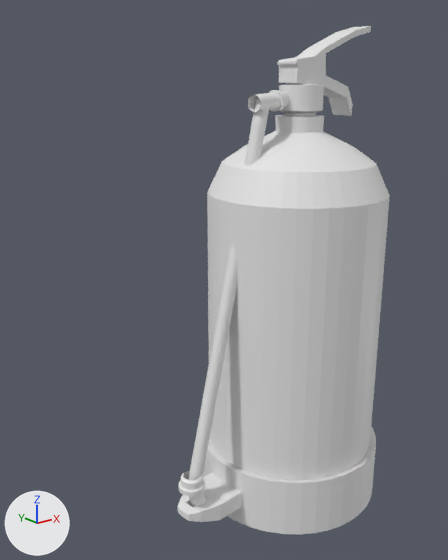
The Blender file BlenderModels/Motel/Interior/FireExtinguisher.blend as it was, and as the next commit left it.
Camera for both pictures: a 50 mm camera at (-0.692, -0.694, 0.671) aimed at (-0.049, 0.109, 0.35). Arrows for +X, +Y and +Z are at lower left; the lights stay in place. The older version comes first.

The first picture shows 'FireExtinguisher', 'FireExtinguisherHose'.
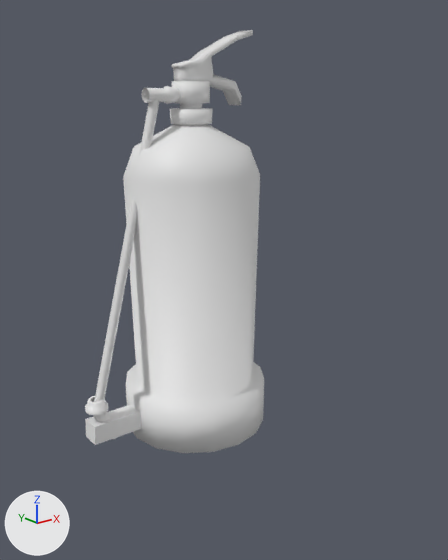
Location of each change, (x1, y1, x2, y2) in pixels of the pictures (448 x 560 px):
'FireExtinguisher', hidden: before (177, 26, 390, 534)
'FireExtinguisherBase', added: after (123, 124, 264, 453)
'FireExtinguisherHose', reshaped, moved: before (188, 100, 269, 480); after (94, 98, 159, 402)
'FireExtinguisherHandle', added: after (171, 30, 253, 105)
'FireExtinguisherNeck', added: after (170, 81, 213, 125)
'Cube', added: after (85, 404, 141, 445)
'TubeAttachment', added: after (142, 86, 180, 104)
'TubeCap', added: after (85, 396, 108, 415)
'TubeNossle', added (mostly hidden): after (93, 412, 116, 439)
part 1 of me_cylinder, deleted: before (277, 26, 371, 116)

Patch to the scene script:
```diff
--- a/BlenderModels/Motel/Interior/FireExtinguisher.blend.py
+++ b/BlenderModels/Motel/Interior/FireExtinguisher.blend.py
@@ me_cylinder @@
-me_cylinder.from_pydata(...)  # 1600 vertices, 1377 faces; spans x -0.242..0.152, y -0.161..0.143, z -0.004..0.76
+me_cylinder.from_pydata(...)  # 1554 vertices, 1324 faces; spans x -0.242..0.152, y -0.161..0.143, z -0.004..0.707
+# me_cylinder part 1
+# 46 vertices are removed from x -0.03..0.14, y -0.03..0.016, z 0.625..0.76
+# 53 faces are deleted
 me_cylinder.materials.append(mat_material)
@@ me_cube_005 @@
+me_cube_005.from_pydata([(0.05, 0.0, 0.0), (-1.002, 0.0, 0.025), (-1.357, 0.0, 0.041)], [(0, 1), (1, 2)], [])
@@ me_cube_004 @@
+me_cube_004.from_pydata([(0.153, 0.0, 0.0), (0.34, 0.0, -0.008), (0.352, 0.0, 0.227), (0.18, 0.0, 0.23), (0.181, 0.0, 0.314), (0.302, 0.0, 0.318), (0.31, 0.0, 0.65), (0.111, 0.0, 0.651), (0.113, 0.0, 0.773)], [(0, 1), (1, 2), (2, 3), (3, 4), (4, 5), (5, 6), (6, 7), (7, 8)], [])
@@ me_cube_003 @@
+me_cube_003.from_pydata([(0.0, 0.0, 0.28), (-0.02, 0.0, 0.52), (-0.46, 0.0, 0.58), (-1.02, 0.0, 0.63), (-1.11, 0.0, 0.47), (-2.84, 0.0, 0.53)], [(0, 1), (1, 2), (2, 3), (3, 4), (4, 5)], [])
@@ me_cube_002 @@
+me_cube_002.from_pydata([(-0.18, 0.0, 0.0), (-0.3, 0.0, 0.04), (-0.31, 0.0, -1.4), (-0.17, 0.0, -2.05)], [(0, 1), (1, 2), (2, 3)], [])
@@ me_cube_001 @@
+me_cube_001.from_pydata([(-0.78, 0.0, 0.0), (-1.54, 0.0, -1.58), (-1.54, 0.0, -0.94), (-1.2, 0.0, -0.88), (-1.18, 0.0, -0.14), (-0.97, 0.0, 0.05)], [(2, 1), (3, 2), (4, 3), (5, 4), (0, 5)], [])
@@ me_cube @@
+me_cube.from_pydata([(0.0, 0.0, 0.0), (-1.87, 0.0, 0.0), (-1.87, 0.0, -1.21), (-1.56, 0.0, -1.22), (-1.67, 0.0, -6.62), (-1.41, 0.0, -7.27), (-0.34, 0.0, -7.83)], [(0, 1), (1, 2), (2, 3), (3, 4), (4, 5), (5, 6)], [])
@@ cu_béziercurve @@
 _sp = cu_béziercurve.splines.new('BEZIER'); _sp.bezier_points.add(1)
-_sp.bezier_points.foreach_set('co', [-0.218, -0.0282, 0.0886, -0.0789, -0.0158, 0.649])
-_sp.bezier_points.foreach_set('handle_left', [-0.154, -0.0361, -0.15, -0.322, -0.0468, 0.662])
-_sp.bezier_points.foreach_set('handle_right', [-0.256, -0.0235, 0.232, 0.374, 0.0421, 0.627])
+_sp.bezier_points.foreach_set('co', [-0.218, -0.0282, 0.0886, -0.0704, -0.0331, 0.655])
+_sp.bezier_points.foreach_set('handle_left', [-0.154, -0.0361, -0.15, -0.314, -0.0399, 0.683])
+_sp.bezier_points.foreach_set('handle_right', [-0.256, -0.0235, 0.232, 0.384, -0.0203, 0.601])
 for _p, _l, _r in zip(_sp.bezier_points, ['ALIGNED', 'ALIGNED'], ['ALIGNED', 'ALIGNED']): _p.handle_left_type = _l; _p.handle_right_type = _r
@@ cu_béziercurve @@
 _sp = cu_béziercurve.splines.new('BEZIER'); _sp.bezier_points.add(1)
 _sp.order_v = 0
-_sp.resolution_u = 14
+_sp.resolution_u = 10
 cu_béziercurve.use_path = True
-cu_béziercurve.bevel_resolution = 2
+cu_béziercurve.bevel_resolution = 0
 cu_béziercurve.bevel_depth = 0.034
-cu_béziercurve.resolution_u = 14
+cu_béziercurve.resolution_u = 10
 cu_béziercurve.render_resolution_u = 1
@@ ob_fireextinguisher @@
 ob_fireextinguisher.location = (0.0, 0.0, 0.0)
+ob_fireextinguisher.hide_set(True)
@@ ob_fireextinguisherhose @@
 ob_fireextinguisherhose = bpy.data.objects.new('FireExtinguisherHose', cu_béziercurve)
-ob_fireextinguisherhose.location = (0.0, 0.0, 0.0)
+ob_fireextinguisherhose.location = (-0.002, 0.307, 0.0)
@@ ob_cube @@
+ob_cube = bpy.data.objects.new('Cube', me_cube_005)  # modifiers SKIN
+ob_cube.location = (-0.137, 0.279, 0.04)
+ob_cube.scale = (0.0752, 0.0752, 0.0752)
@@ ob_fireextinguisherhandle @@
+ob_fireextinguisherhandle = bpy.data.objects.new('FireExtinguisherHandle', me_cylinder_001)  # 58 vertices, 59 faces; spans x -0.071..0.1, y -0.022..0.023, z -0.068..0.067; in mat_material (white #e7e7e7)
+ob_fireextinguisherhandle.location = (0.044, 0.273, 0.698)
+ob_fireextinguisherhandle.rotation_euler = (0.0, -0.0587, 0.0)  # degrees (0, -3.4, 0)
@@ ob_fireextinguisherneck @@
+ob_fireextinguisherneck = bpy.data.objects.new('FireExtinguisherNeck', me_cube_004)  # modifiers SCREW
+ob_fireextinguisherneck.location = (0.005, 0.274, 0.604)
+ob_fireextinguisherneck.scale = (0.114, 0.114, 0.114)
@@ ob_tubeattachment @@
+ob_tubeattachment = bpy.data.objects.new('TubeAttachment', me_cube_003)  # modifiers SCREW
+ob_tubeattachment.location = (-0.025, 0.275, 0.655)
+ob_tubeattachment.scale = (0.0239, 0.0239, 0.0239)
@@ ob_tubenossle @@
+ob_tubenossle = bpy.data.objects.new('TubeNossle', me_cube_002)  # modifiers SCREW
+ob_tubenossle.location = (-0.223, 0.28, 0.089)
+ob_tubenossle.rotation_euler = (0.0, -0.437, 0.0)  # degrees (0, -25, 0)
+ob_tubenossle.scale = (0.0412, 0.0412, 0.0412)
@@ ob_tubecap @@
+ob_tubecap = bpy.data.objects.new('TubeCap', me_cube_001)  # modifiers SCREW
+ob_tubecap.location = (-0.221, 0.28, 0.106)
+ob_tubecap.scale = (0.0141, 0.0141, 0.0141)
@@ ob_fireextinguisherbase @@
+ob_fireextinguisherbase = bpy.data.objects.new('FireExtinguisherBase', me_cube)  # modifiers SCREW
+ob_fireextinguisherbase.location = (0.004, 0.273, -0.005)
+ob_fireextinguisherbase.scale = (-0.078, -0.078, -0.078)
```
